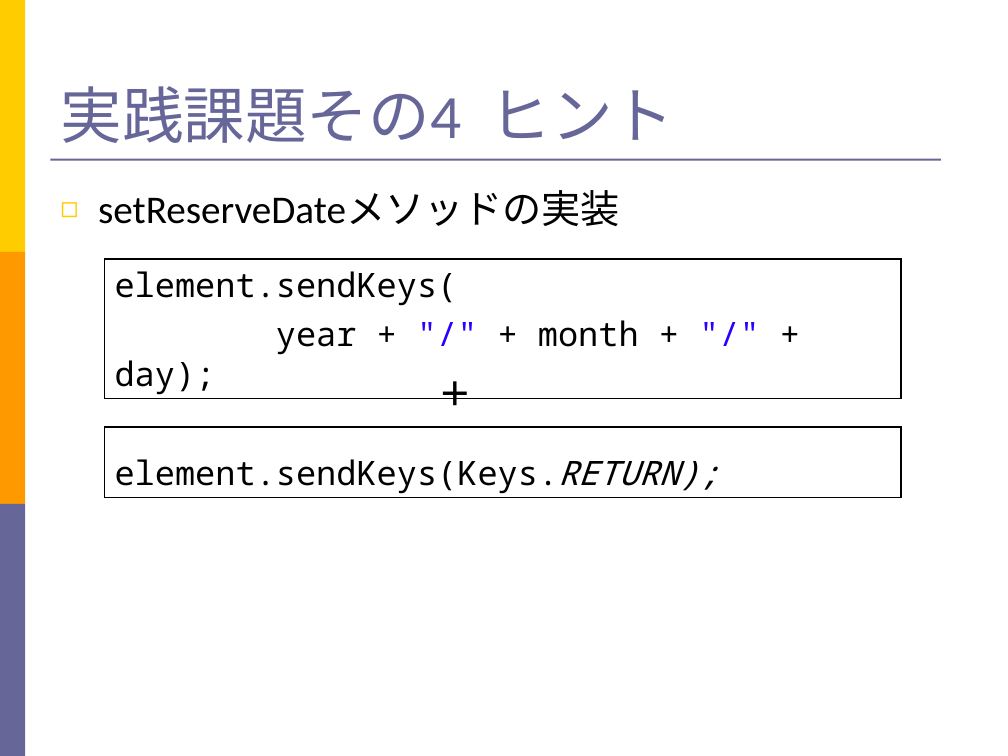
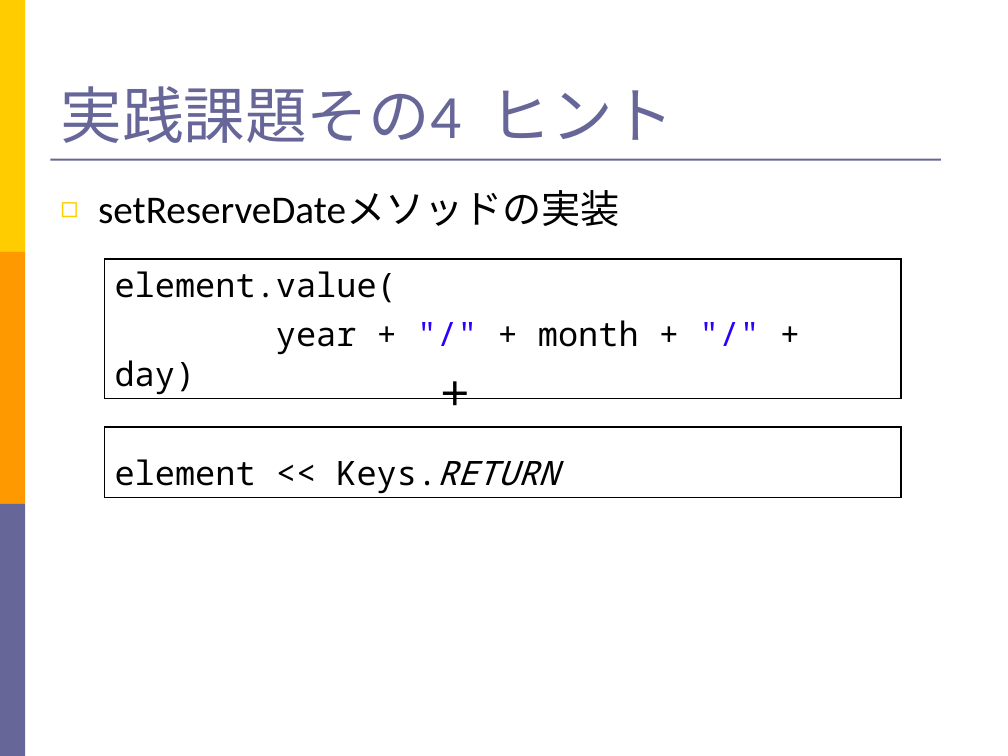
Before and after one commit to takuY-U2/STARHotel, a slide deck: slide 56 of docs/SlideGeb.ppt. Drawn at 1008x756 pixels with LibreOffice and Linux fonts; fonts in the diff are those of the drawing. Boxes give left, top, right and bottom in pixels: in the first picture for what was removed or moved away, otherwise in the second. Text is boxed around its words. In the diff, an @@ line names an element or a change of style, - is before the commit and + after.

```diff
--- a/docs/SlideGeb.ppt
+++ b/docs/SlideGeb.ppt
@@ text in rectangle at (115, 271, 639, 395): text changed @@
-element.sendKeys(
-year + "/" + month + "/" + day);
+element.value(
+year + "/" + month + "/" + day)
@@ text in rectangle at (115, 459, 558, 494): text changed @@
-element.sendKeys(Keys.RETURN);
+element << Keys.RETURN
```
Also in this commit, not shown: 3 other slides changed, 1 other file.
